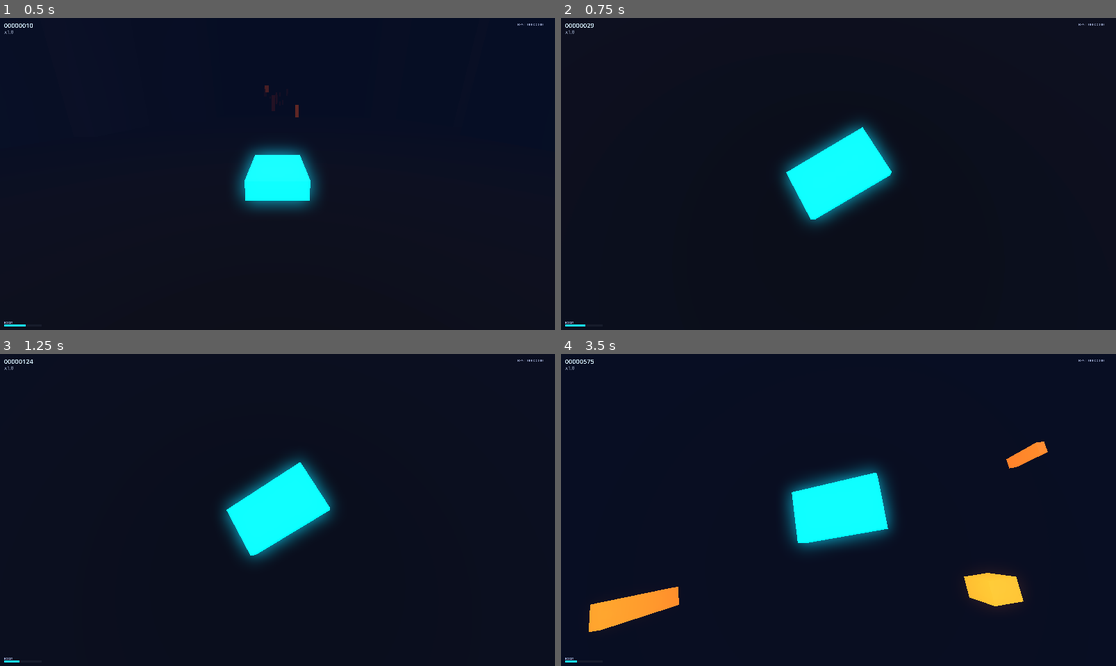
Above: before the commit, frames 1-4 (two rows, left to right).
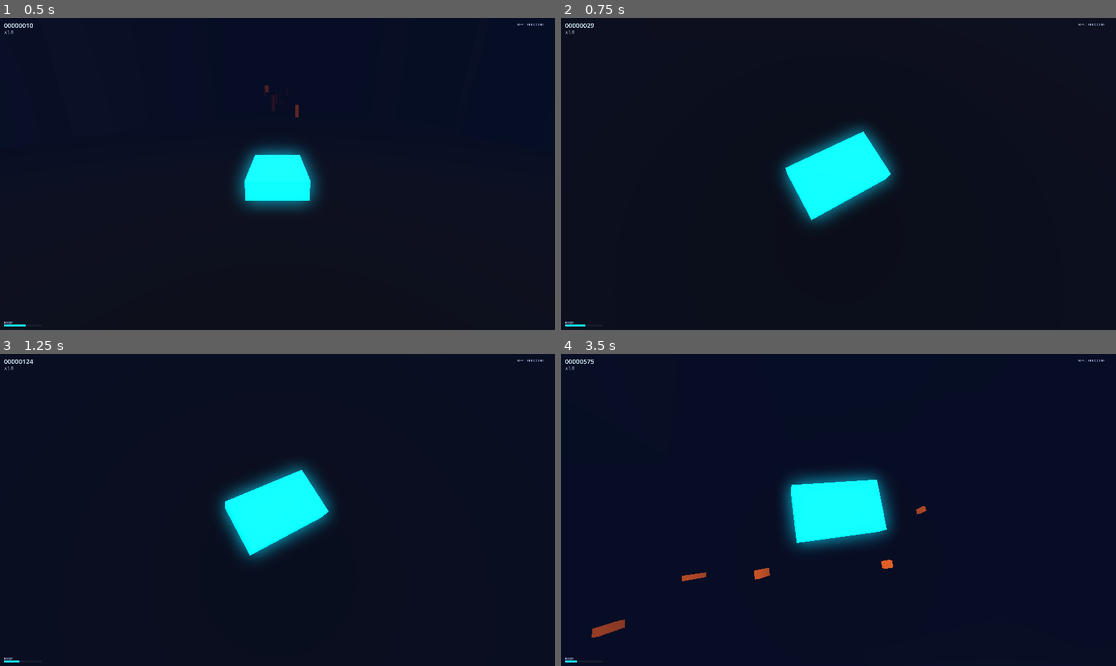
Above: after the commit, the same moments.

Repository: midas44/divepunk
Game: Godot game, scene res://scenes/main/Main.tscn
Two runs of this game, one before a commit and one after it. Both use one fixed random seed, a clock stepped at 60 frames per second and the inputs below.
Inputs (mouse positions are in pixels of both pictures, inside the frame that each line leads up to):
- Up to frame 1 (0.5 s): no input
- Up to frame 2 (0.75 s): move the mouse to (866, 174) at 0.52 s; hold W (steer_up) from 0.53 s (still down); hold Shift (boost) from 0.53 s (still down)
- Up to frame 3 (1.25 s): keep holding W (steer_up); keep holding Shift (boost); tap Space at 0.77 s
- Up to frame 4 (3.5 s): keep holding W (steer_up); move the mouse to (810, 510) at 1.27 s; release Shift (boost) at 1.28 s; tap Shift (boost) at 1.35, 2.85 s; tap Space at 1.52, 3.02 s; move the mouse to (849, 503) at 2.02 s; hold Shift (boost) 2.03-2.78 s; move the mouse to (832, 516) at 2.77 s

Frame 1 is identical in both runs. In frame 2, 0.2% of the frame differs, in the area x 40-60%, y 34-65%; in frame 3, 0.7%; in frame 4, 3.3%, in the area x 5-88%, y 28-91%.

Commit message:
feat(ship): nose-up tilt + vertical speed that scales with forward speed
- invert_pitch / invert_bank toggles: the model now pitches the NOSE UP as you
  climb (and banks the matching way into strafes) instead of the old inverted
  tilt. Both default to the new feel and are configurable in settings.cfg [ship].
- Vertical (climb/dive) speed now scales with forward speed: it's the larger of
  `vertical_speed` (a floor for low-speed control) and forward × vertical_speed_fraction
  (default 0.5 ≈ a 27° climb at speed). Set the floor to 0 for purely proportional.
- Add get_vertical_speed / get_top_speed / get_max_vertical_speed for the HUD.
- game.gd pushes the new [ship] keys onto the ship before it enters the tree.

Co-Authored-By: Claude Opus 4.8 (1M context) <noreply@anthropic.com>

Diff:
--- a/scripts/game.gd
+++ b/scripts/game.gd
@@ -161,6 +161,10 @@
 	ship.boost_multiplier = float(_cfg_value("ship", "boost_multiplier", ship.boost_multiplier))
 	ship.boost_in_rate = float(_cfg_value("ship", "boost_in_rate", ship.boost_in_rate))
 	ship.boost_out_rate = float(_cfg_value("ship", "boost_out_rate", ship.boost_out_rate))
+	ship.vertical_speed = float(_cfg_value("ship", "vertical_speed", ship.vertical_speed))
+	ship.vertical_speed_fraction = float(_cfg_value("ship", "vertical_speed_fraction", ship.vertical_speed_fraction))
+	ship.invert_pitch = bool(_cfg_value("ship", "invert_pitch", ship.invert_pitch))
+	ship.invert_bank = bool(_cfg_value("ship", "invert_bank", ship.invert_bank))
 	ship.bound_x = float(_cfg_value("corridor", "half_width", ship.bound_x))
 	ship.bound_y_min = float(_cfg_value("corridor", "floor", ship.bound_y_min))
 	ship.bound_y_max = float(_cfg_value("corridor", "ceiling", ship.bound_y_max))
--- a/scripts/ship.gd
+++ b/scripts/ship.gd
@@ -23,10 +23,13 @@
 
 @export_group("Steering")
 @export var lateral_speed: float = 45.0     ## max sideways speed (m/s)
-@export var vertical_speed: float = 35.0    ## max climb / dive speed (m/s)
+@export var vertical_speed: float = 35.0    ## FLOOR for climb / dive speed (m/s) — keeps low-speed control; see vertical_speed_fraction
+@export var vertical_speed_fraction: float = 0.5  ## climb/dive also scales with forward speed (this × forward); the LARGER of it and vertical_speed wins. 0.5 ≈ a 27° climb at speed; set the floor to 0 for purely proportional vertical
 @export var steer_sharpness: float = 8.0    ## higher = snappier, lower = floatier
 @export var bank_angle_deg: float = 35.0    ## visual roll into turns (pure juice)
 @export var pitch_angle_deg: float = 15.0   ## visual pitch on climb / dive (pure juice)
+@export var invert_pitch: bool = true       ## true = nose pitches UP as you climb (natural arcade feel); false = the old nose-down tilt
+@export var invert_bank: bool = true        ## true = banks the opposite way into strafes; false = the old roll direction
 @export var visual_lerp: float = 10.0       ## how fast the model banks / pitches
 
 @export_group("Corridor (half-extents from centre)")
@@ -105,8 +108,11 @@
 	)
 	_steer = _steer.lerp(target, 1.0 - exp(-steer_sharpness * delta))
 
-	# Compose velocity: constant forward (−Z) + steering on X / Y.
-	velocity = Vector3(_steer.x * lateral_speed, _steer.y * vertical_speed, -_forward_speed)
+	# Compose velocity: constant forward (−Z) + steering on X / Y. Vertical (climb/dive) speed
+	# scales with forward speed so faster flight = steeper climbs, with vertical_speed as a floor
+	# that keeps low-speed manoeuvring responsive.
+	var vert: float = maxf(vertical_speed, _forward_speed * vertical_speed_fraction)
+	velocity = Vector3(_steer.x * lateral_speed, _steer.y * vert, -_forward_speed)
 	move_and_slide()
 
 	_clamp_to_corridor()
@@ -117,6 +123,21 @@
 
 func get_speed() -> float:
 	return _forward_speed
+
+
+## Current vertical speed (m/s): + climbing, − diving. Drives the HUD V-SPD indicator.
+func get_vertical_speed() -> float:
+	return velocity.y
+
+
+## Absolute top forward speed (m/s) reachable (ramp ceiling × boost). HUD horizontal-bar scale.
+func get_top_speed() -> float:
+	return max_speed * boost_multiplier
+
+
+## Top vertical speed (m/s) reachable at full forward speed. HUD V-SPD bar scale.
+func get_max_vertical_speed() -> float:
+	return maxf(vertical_speed, get_top_speed() * vertical_speed_fraction)
 
 
 ## 0..1 fraction of the tank remaining (fuel-seconds / capacity). Drives the HUD bar.
@@ -205,11 +226,15 @@
 func _bank_model(delta: float) -> void:
 	if _model == null:
 		return
-	# Roll into lateral turns, pitch into vertical movement.
+	# Roll into lateral turns, pitch into vertical movement. The sign flips are exposed
+	# (invert_pitch / invert_bank) so the nose pitches UP on a climb and strafes bank the way
+	# that feels right — tune in settings.cfg [ship].
+	var pitch_sign: float = 1.0 if invert_pitch else -1.0
+	var bank_sign: float = 1.0 if invert_bank else -1.0
 	var target_rot := Vector3(
-		deg_to_rad(-_steer.y * pitch_angle_deg),
+		deg_to_rad(pitch_sign * _steer.y * pitch_angle_deg),
 		0.0,
-		deg_to_rad(-_steer.x * bank_angle_deg)
+		deg_to_rad(bank_sign * _steer.x * bank_angle_deg)
 	)
 	_model.rotation = _model.rotation.lerp(target_rot, 1.0 - exp(-visual_lerp * delta))
 
--- a/settings/settings.cfg
+++ b/settings/settings.cfg
@@ -62,6 +62,38 @@
 boost_in_rate=5.0
 boost_out_rate=1.0
 
+; Vertical (climb/dive) speed scales with forward speed: climb speed = the LARGER of
+; `vertical_speed` (a floor for low-speed control) and forward_speed × vertical_speed_fraction.
+; fraction 0.5 ≈ a 27° climb at speed; set the floor to 0 for purely proportional vertical.
+vertical_speed=35.0
+vertical_speed_fraction=0.5
+
+; Visual tilt direction. true = the model noses UP as you climb and banks into strafes
+; (the natural arcade feel); false = the inverted / original tilt.
+invert_pitch=true
+invert_bank=true
+
+[camera]
+
+; Three chase-camera distances as boom multipliers; press Q in-game to cycle close→normal→far.
+; 1.0 = the previous fixed distance, which sits midway between `close` and `normal`.
+distance_close=0.7
+distance_normal=1.3
+distance_far=2.2
+
+; Which level a run starts on: 0=close, 1=normal, 2=far.
+default_level=1
+
+[traffic]
+
+; Moving cars cruising the corridor in both directions — a live hazard, distinct magenta.
+count=24
+min_speed=30.0
+max_speed=140.0
+
+; Fraction of cars heading TOWARD you (+Z); the rest cruise the way you fly.
+toward_fraction=0.5
+
 [debug]
 
 ; Print chunk spawn/recycle events to the console (handy while tuning streaming).
